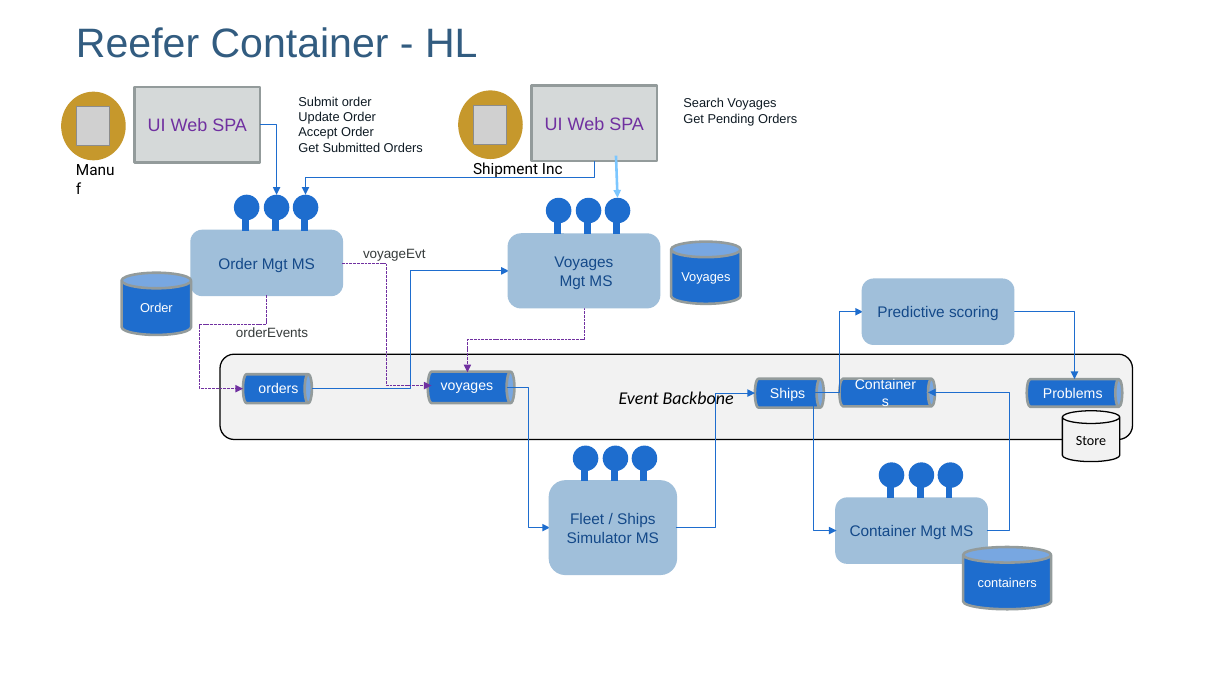
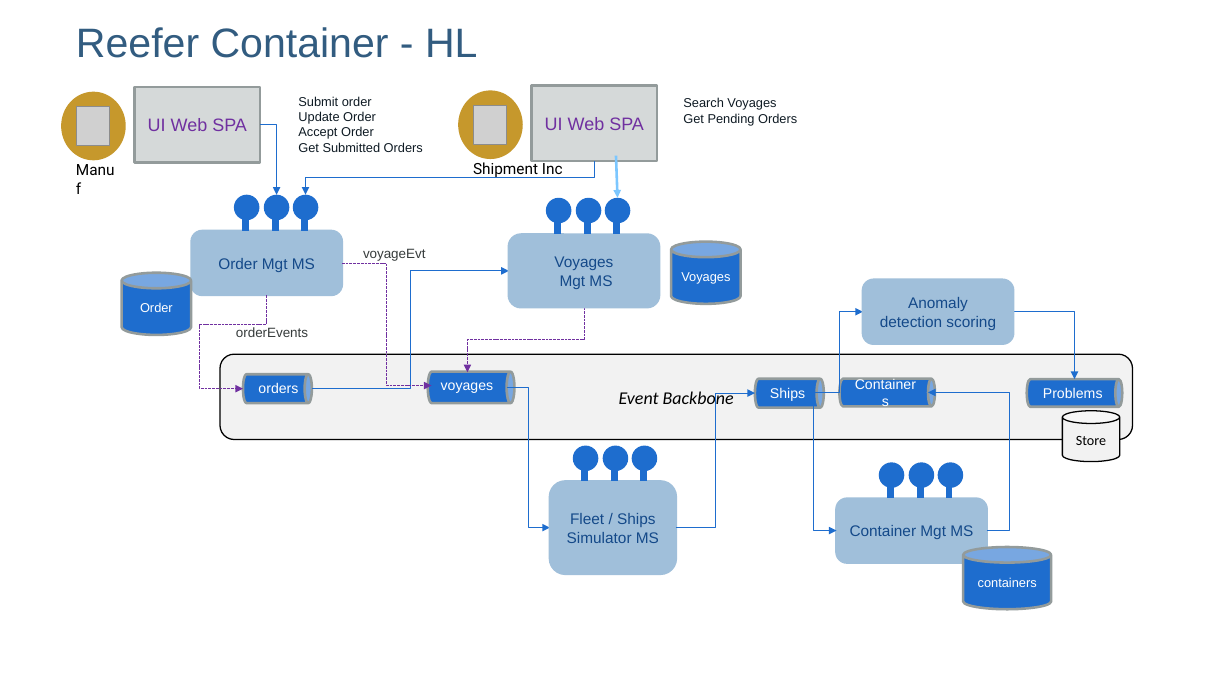
Before and after one commit to ibm-cloud-architecture/refarch-reefer-ml, a slide deck: slide 3 of docs/diagrams.pptx (slide 2 before the commit). Drawn at 1232x693 pixels with LibreOffice and Linux fonts; fonts in the diff are those of the drawing; grey boxes stand for pictures; background and template pictures are left out. Boxes give left, top, right and bottom in pixels: in the first picture for what was removed or moved away, otherwise in the second. Text is boxed around its words. In the diff, an @@ line names an element or a change of style, - is before the commit and + after.

```diff
--- a/docs/diagrams.pptx
+++ b/docs/diagrams.pptx
@@ text in rounded rectangle at <box>880,297,996,330</box>: text changed @@
-Predictive scoring
+Anomaly detection scoring
```
Also in this commit, not shown: 1 other slide changed, 1 slide added, 23 other files.
